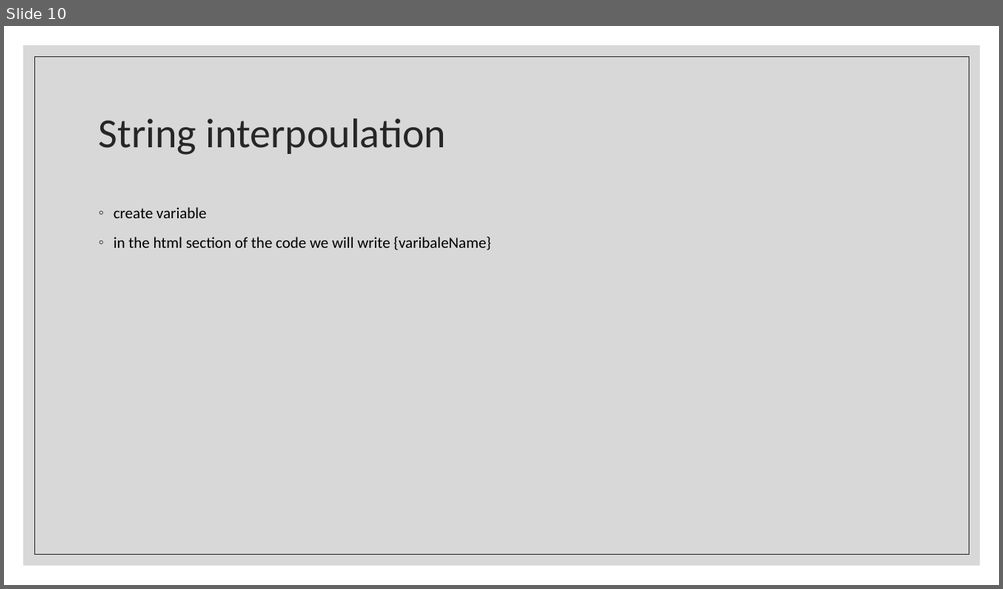
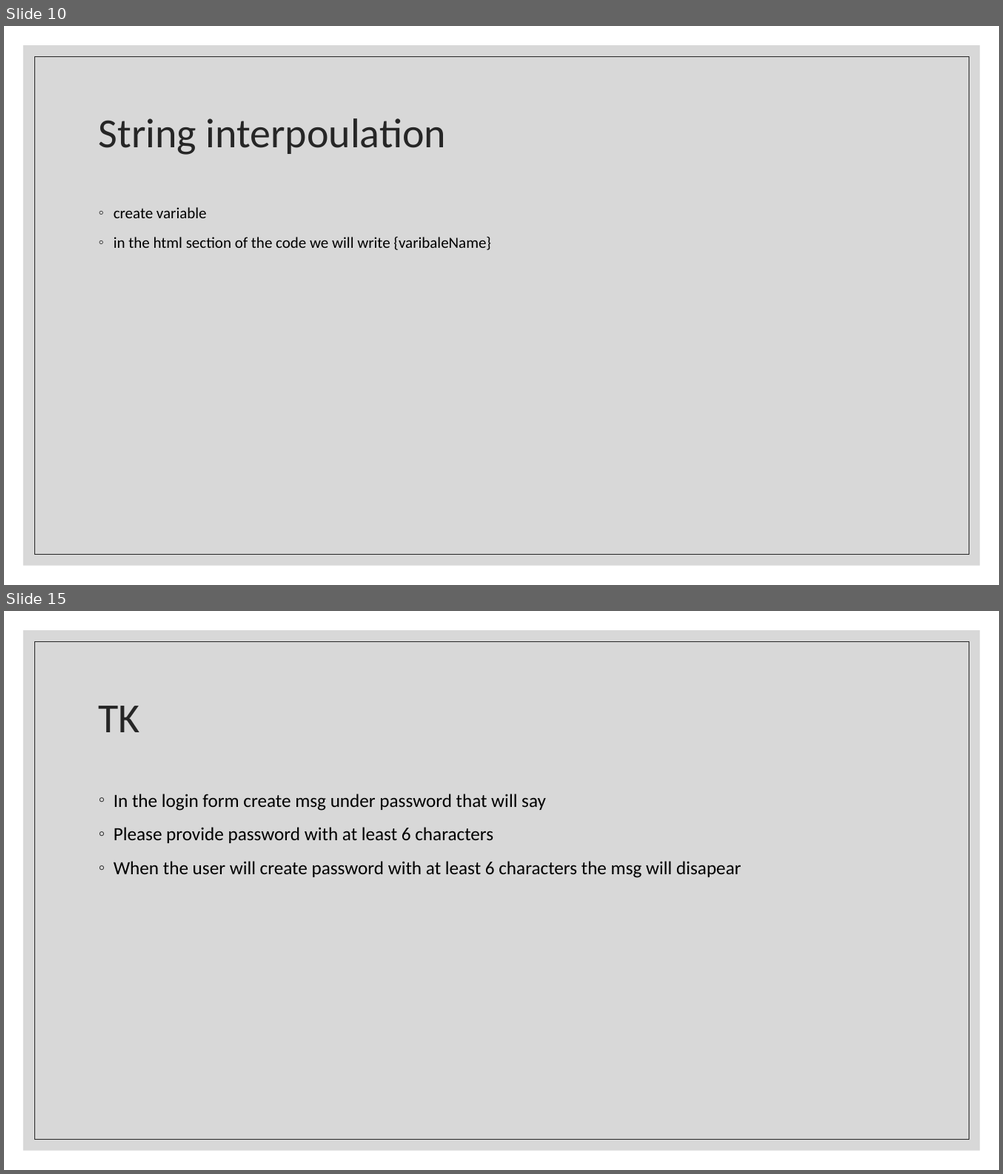
Before and after one commit to Rlss91/ht_W011121MR_morning_first-project, a slide deck: docs/React.pptx. Shown one above the other, each under a label of ours: slide 10 before the commit, slides 10 and 15 after it; the slides between them are not shown. The pictures are 1003x589 and 1003x1174 pixels, drawn with LibreOffice and Linux fonts; fonts in the diff are those of the drawing. Boxes give left, top, right and bottom in pixels: in the first picture for what was removed or moved away, otherwise in the second. Text is boxed around its words. In the diff, an @@ line names an element or a change of style, - is before the commit and + after.

```diff
--- a/docs/React.pptx
+++ b/docs/React.pptx
@@ slide 15 added at [4,611,999,1170], background #FFFFFF; not listed: 2 template elements that a slide beside it also shows @@
@@ title added at [99,706,140,732], 40 pt, text #262626 @@
+TK
@@ text added at [114,794,740,878], 18 pt, text #000000 @@
+◦ In the login form create msg under password that will say
+◦ Please provide password with at least 6 characters
+◦ When the user will create password with at least 6 characters the msg will disapear
```
Also in this commit, not shown: 5 other slides added, 2 other files.
